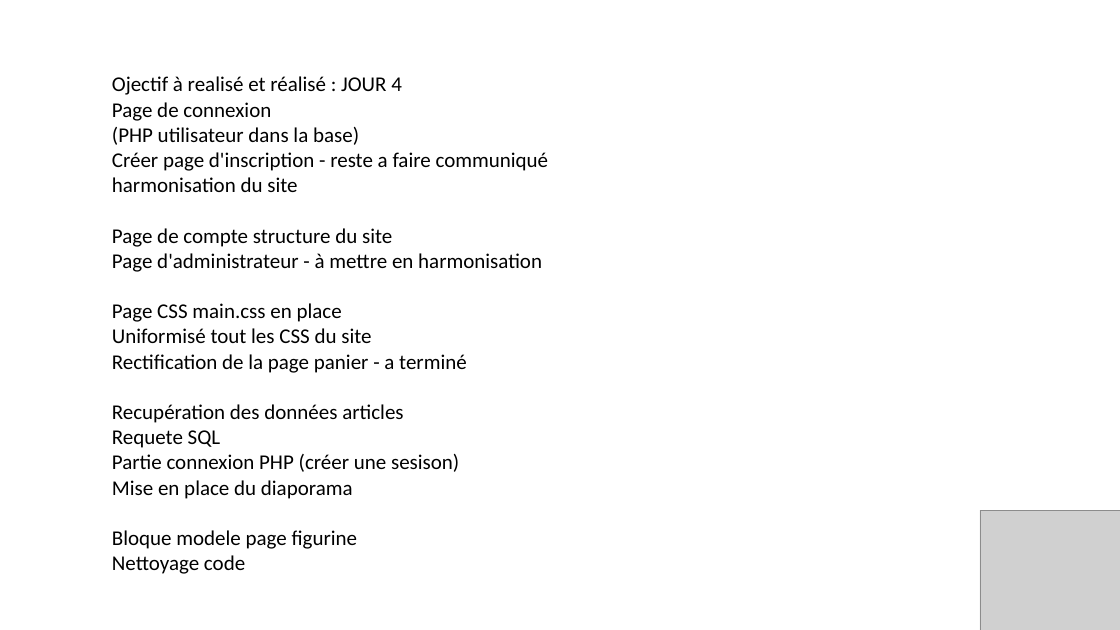
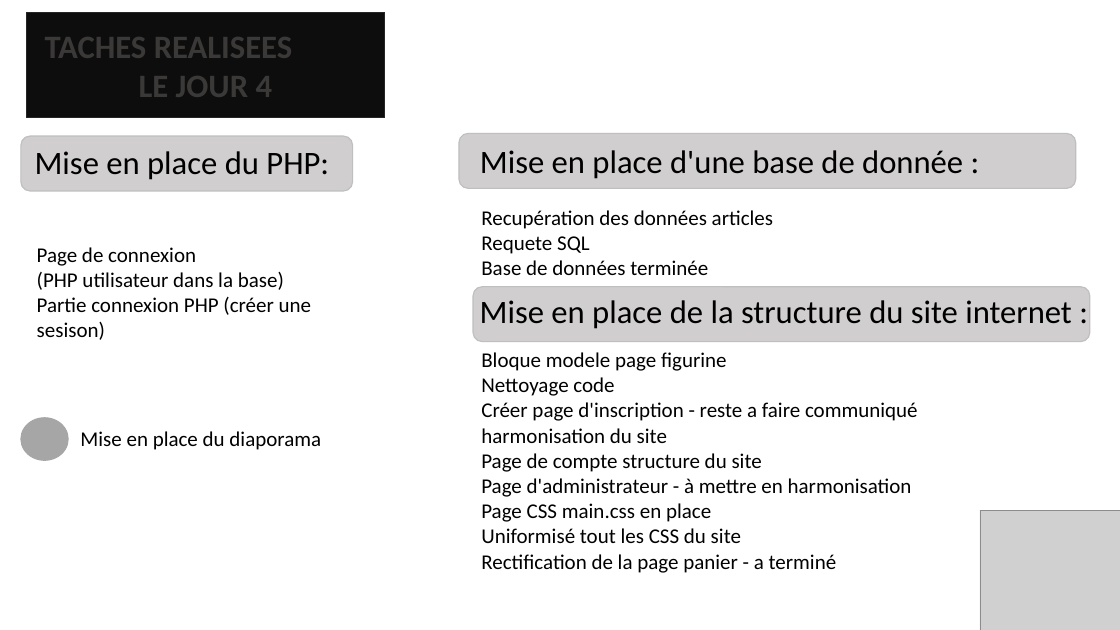
Before and after one commit to ChampemeDylan/UPOP, a slide deck: slide 14 of Présentation UPOP.pptx. Drawn at 1120x630 pixels with LibreOffice and Linux fonts; fonts in the diff are those of the drawing; grey boxes stand for pictures; background and template pictures are left out. Boxes give left, top, right and bottom in pixels: in the first picture for what was removed or moved away, otherwise in the second. Text is boxed around its words. In the diff, an @@ line names an element or a change of style, - is before the commit and + after.

```diff
--- a/Présentation UPOP.pptx
+++ b/Présentation UPOP.pptx
@@ rectangle added at [26, 13, 384, 118], fill #0D0D0D, outline #262626 1 pt, 28 pt, text #3B3838, bold @@
+TACHES REALISEES
+LE JOUR 4
@@ rounded rectangle added at [21, 136, 353, 191], fill #D0CECE, outline #BFBFBF 1 pt @@
@@ rounded rectangle added at [459, 134, 1075, 188], fill #D0CECE, outline #BFBFBF 1 pt @@
@@ text added at [35, 151, 329, 180], 28 pt, text #000000 @@
+Mise en place du PHP:
@@ text added at [480, 150, 963, 179], 28 pt, text #000000 @@
+Mise en place d'une base de donnée :
@@ text added at [481, 210, 773, 275], 18 pt, text #000000 @@
+Recupération des données articles
+Requete SQL
+Base de données terminée
@@ text added at [37, 247, 311, 340], 18 pt, text #000000 @@
+Page de connexion
+(PHP utilisateur dans la base)
+Partie connexion PHP (créer une sesison)
@@ rounded rectangle added at [473, 287, 1090, 341], fill #D0CECE, outline #BFBFBF 1 pt @@
@@ text added at [480, 300, 1072, 329], 28 pt, text #000000 @@
+Mise en place de la structure du site internet :
@@ text "Bloque modele page figurine": place and size @@
-text "Bloque modele page figurine" at [112, 76, 549, 574]
+text "Bloque modele page figurine" at [481, 352, 918, 573]
@@ text at [481, 352, 727, 396]: text changed @@
-Ojectif à realisé et réalisé : JOUR 4
-Page de connexion
-(PHP utilisateur dans la base)
+Bloque modele page figurine
+Nettoyage code
@@ ellipse added at [21, 418, 68, 460], fill #A6A6A6, outline #A6A6A6 1 pt @@
@@ text at [112, 404, 459, 574]: paragraphs removed @@
-Recupération des données articles
-Requete SQL
-Partie connexion PHP (créer une sesison)
-Mise en place du diaporama
-Bloque modele page figurine
-Nettoyage code
@@ text added at [80, 431, 321, 450], 18 pt, text #000000 @@
+Mise en place du diaporama
```
Also in this commit, not shown: 4 other slides changed, 2 slides removed.
